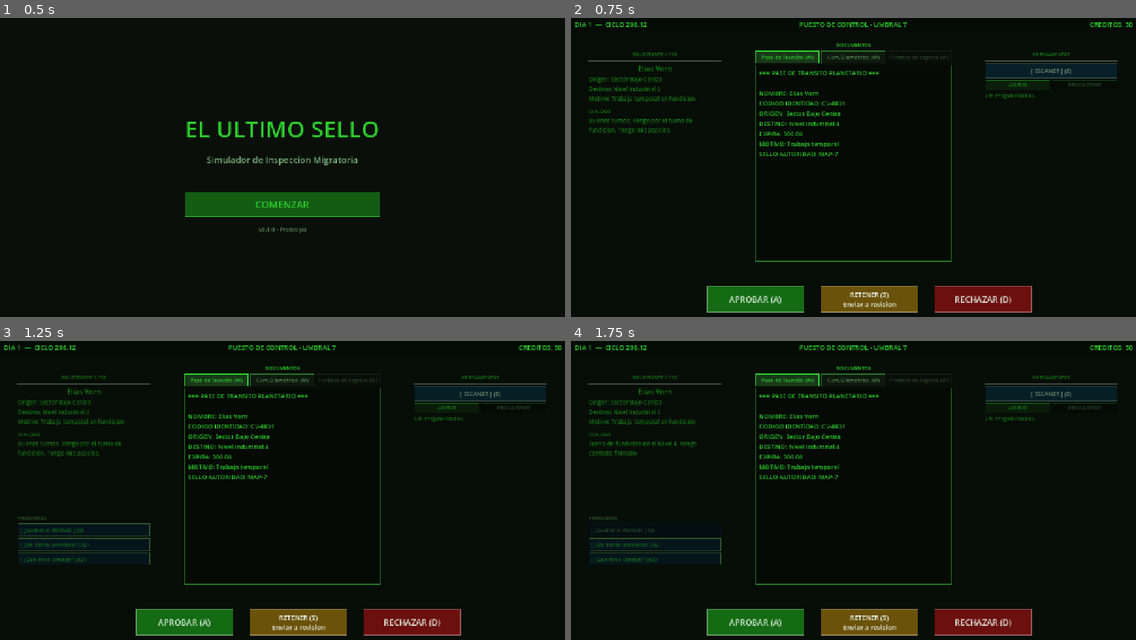
Above: before the commit, frames 1-4 (two rows, left to right).
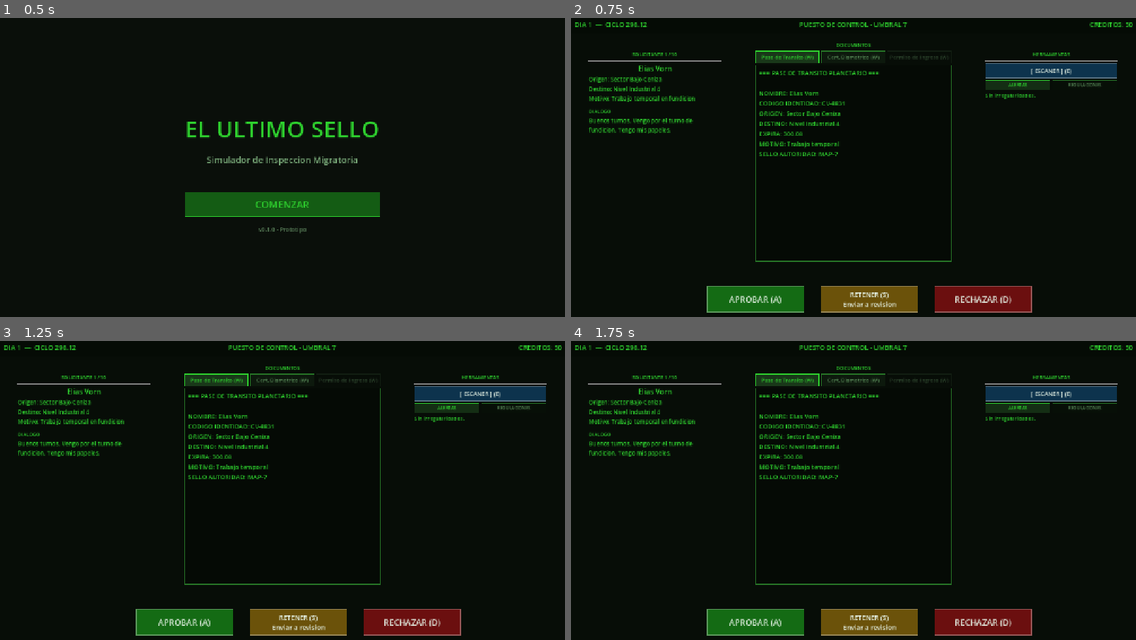
Above: after the commit, the same moments.

Repository: ingenriqueparra-hub/el-ultimo-sello
Game: Godot game, scene res://scenes/main/Main.tscn
The game is run twice, just before and just after one commit, with the same random seed, the same clock (stepped at 60 frames per second) and the same inputs.
Inputs (mouse positions are in pixels of both pictures, inside the frame that each line leads up to):
- Up to frame 1 (0.5 s): no input
- Up to frame 2 (0.75 s): click "COMENZAR" at 0.5 s
- Up to frame 3 (1.25 s): no input
- Up to frame 4 (1.75 s): click (655, 529) at 1.25 s, where only the run before the commit has a clickable "[ ¿Cual es el motivo? ] (Q)"

Frame 1 is identical in both runs. In frame 2, 2.4% of the frame differs, in the area x 3-97%, y 11-39%; in frame 3, 3.2%, in the area x 3-97%, y 11-75%; in frame 4, 3.1%.

Commit message:
refactor: simplifica ControlDesk — paneles fijos sin focus logic
Elimina _focused_screen, PANEL_RECTS multivista, _focus_screen(),
teclas 1/2/3 y tweens de posicion/iluminacion. Los tres paneles
quedan visibles y fijos en sus posiciones de la vista central.

Co-Authored-By: Claude Sonnet 4.6 <noreply@anthropic.com>

Diff:
--- a/game/scripts/ui/ControlDesk.gd
+++ b/game/scripts/ui/ControlDesk.gd
@@ -3,15 +3,12 @@
 
 static var day_to_load: int = 1
 
-var _focused_screen: int = 2  # 1=solicitante 2=documentos 3=herramientas
 var _cockpit_frame: CockpitFrame = null
 
-# Posiciones de panel por vista: [face_left, face_center, face_right]
-# Cada vista: [applicant_rect, docs_rect, tools_rect]  — coincide con las screen areas de CockpitFrame
 const PANEL_RECTS := [
-	[ Rect2(22,50,700,580),  Rect2(762,55,284,575), Rect2(1082,98,176,525) ],  # izquierda
-	[ Rect2(32,75,316,450),  Rect2(410,54,460,515), Rect2(931,75,314,450)  ],  # centro
-	[ Rect2(20,98,176,525),  Rect2(234,55,284,575), Rect2(558,50,696,580)  ],  # derecha
+	Rect2(32,  75, 316, 450),  # solicitante
+	Rect2(410, 54, 460, 515),  # documentos
+	Rect2(931, 75, 314, 450),  # herramientas
 ]
 
 const COLOR_BG := Color(0.03, 0.05, 0.03, 1)
@@ -166,8 +163,6 @@
 	get_tree().change_scene_to_file("res://scenes/main/DayReport.tscn")
 
 func _position_panels_on_cockpit() -> void:
-	# Reparenta los paneles directamente al root Control con posición absoluta.
-	# Debe llamarse DESPUÉS de _apply_theme() para que los $VBox/... paths sean válidos.
 	var main_area := $VBox/MainArea
 	main_area.remove_child(_panel_applicant)
 	main_area.remove_child(_panel_docs)
@@ -182,15 +177,12 @@
 	add_child(_panel_decisions)
 	_place(_panel_status,    0, 0, 1280, 38)
 	_place(_panel_decisions, 300, 608, 680, 72)
-	# Posición inicial: vista central (índice 1)
-	var center := PANEL_RECTS[1]
-	_place(_panel_applicant, int(center[0].position.x), int(center[0].position.y),
-		int(center[0].size.x), int(center[0].size.y))
-	_place(_panel_docs,      int(center[1].position.x), int(center[1].position.y),
-		int(center[1].size.x), int(center[1].size.y))
-	_place(_panel_tools,     int(center[2].position.x), int(center[2].position.y),
-		int(center[2].size.x), int(center[2].size.y))
-	_focus_screen(2)
+	_place(_panel_applicant, int(PANEL_RECTS[0].position.x), int(PANEL_RECTS[0].position.y),
+		int(PANEL_RECTS[0].size.x), int(PANEL_RECTS[0].size.y))
+	_place(_panel_docs,      int(PANEL_RECTS[1].position.x), int(PANEL_RECTS[1].position.y),
+		int(PANEL_RECTS[1].size.x), int(PANEL_RECTS[1].size.y))
+	_place(_panel_tools,     int(PANEL_RECTS[2].position.x), int(PANEL_RECTS[2].position.y),
+		int(PANEL_RECTS[2].size.x), int(PANEL_RECTS[2].size.y))
 
 func _place(ctrl: Control, x: int, y: int, w: int, h: int) -> void:
 	ctrl.set_anchors_preset(Control.PRESET_TOP_LEFT)
@@ -326,35 +318,10 @@
 			_cycle_doc_tab()
 		KEY_Q:
 			_press_next_question()
-		KEY_1:
-			_focus_screen(1)
-		KEY_2:
-			_focus_screen(2)
-		KEY_3:
-			_focus_screen(3)
 		_:
 			handled = false
 	if handled:
 		get_viewport().set_input_as_handled()
-
-func _focus_screen(screen: int) -> void:
-	var prev := _focused_screen
-	_focused_screen = screen
-	const DIM  := Color(0.55, 0.65, 0.55, 0.85)
-	const FULL := Color(1.00, 1.00, 1.00, 1.00)
-	const DURATION := 0.38
-	var panels := [_panel_applicant, _panel_docs, _panel_tools]
-	var rects: Array = PANEL_RECTS[screen - 1]
-	for i in 3:
-		var p: Control = panels[i]
-		var r: Rect2   = rects[i]
-		var t := create_tween().set_parallel(true)
-		t.set_trans(Tween.TRANS_SINE).set_ease(Tween.EASE_IN_OUT)
-		t.tween_property(p, "position", r.position, DURATION)
-		t.tween_property(p, "size",     r.size,     DURATION)
-		t.tween_property(p, "modulate", FULL if i + 1 == screen else DIM, DURATION * 0.6)
-	if prev != screen and _cockpit_frame != null:
-		_cockpit_frame.set_focus(screen - 1)
 
 func _update_status_bar() -> void:
 	var current_date: String = day_data.get("current_date", "")
